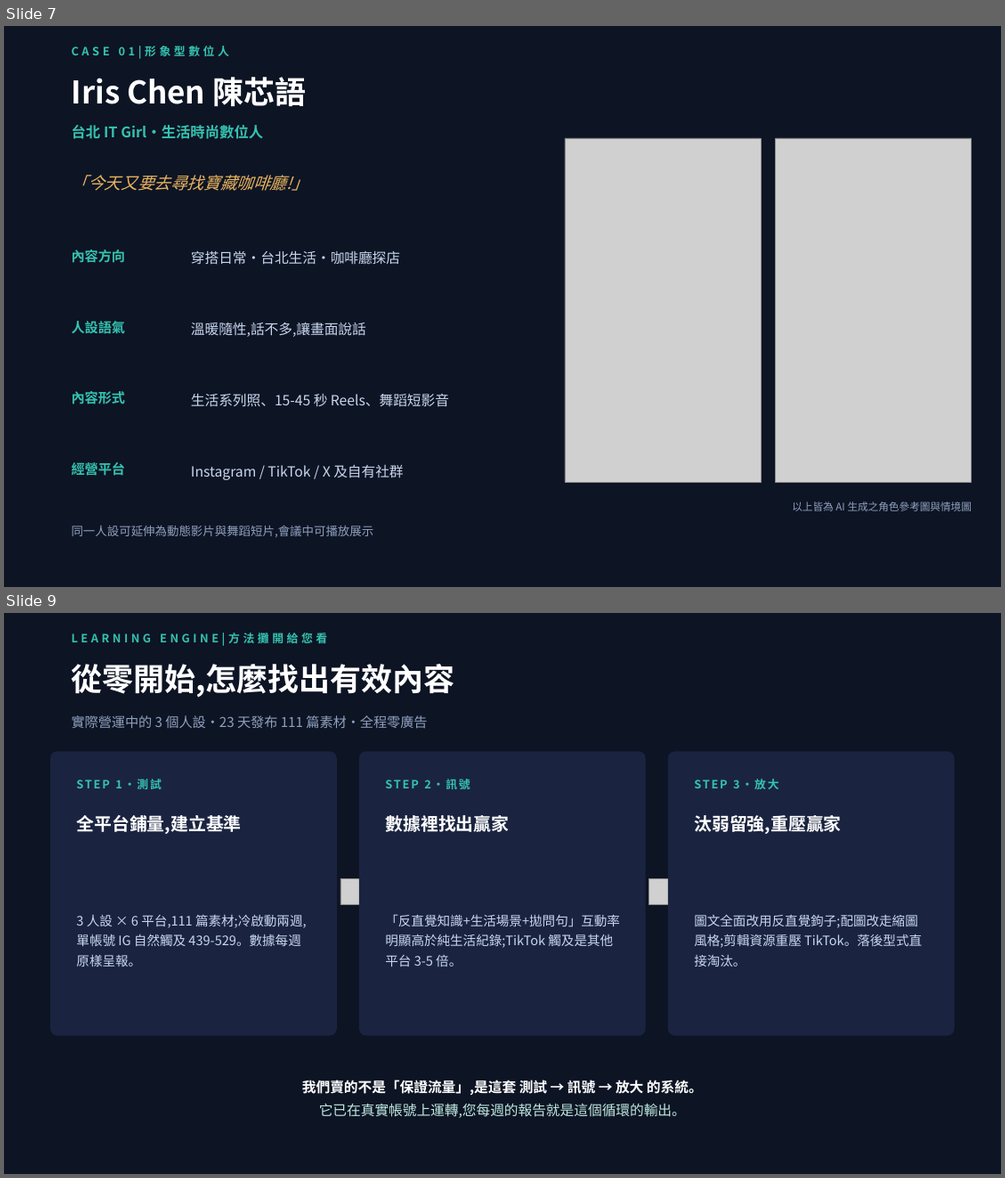
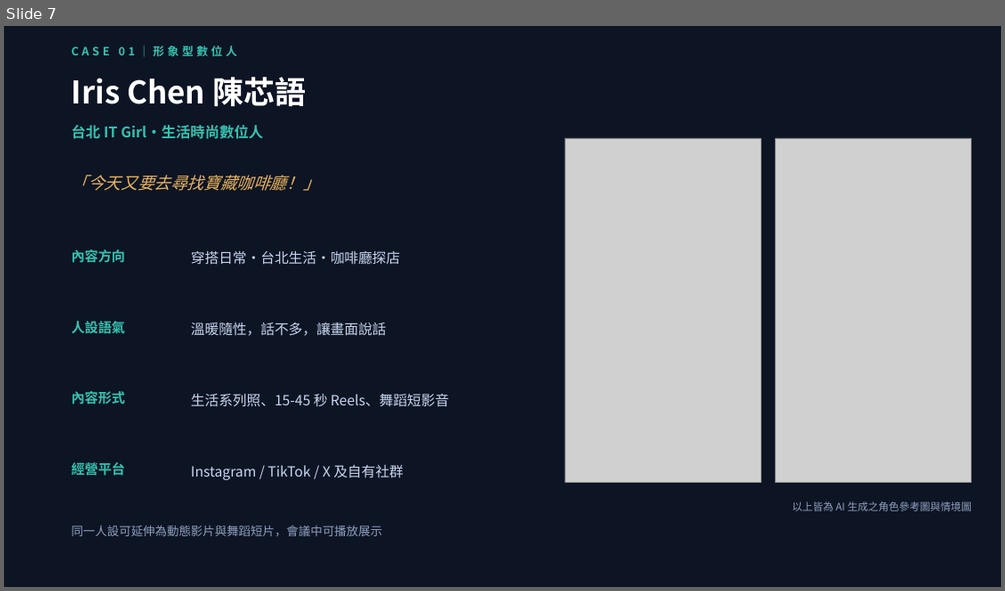
Before and after one commit to pennyhuang-oss/Virtual_KOL_Studio, a slide deck: business/數位人KOL-對外提案簡報.pptx. Shown one above the other, each under a label of ours: slides 7 and 9 before the commit, slide 7 after it; the slides between them are not shown. The pictures are 1005x1178 and 1005x591 pixels, drawn with LibreOffice and Linux fonts; fonts in the diff are those of the drawing; grey boxes stand for pictures. Boxes give left, top, right and bottom in pixels: in the first picture for what was removed or moved away, otherwise in the second. Text is boxed around its words. In the diff, an @@ line names an element or a change of style, - is before the commit and + after.

```diff
--- a/business/數位人KOL-對外提案簡報.pptx
+++ b/business/數位人KOL-對外提案簡報.pptx
@@ slide 9 removed at (4, 613, 1001, 1174), background #0D1424 @@
@@ text removed at (72, 633, 327, 646) @@
-LEARNING ENGINE|方法攤開給您看
@@ text removed at (72, 664, 455, 698) @@
-從零開始,怎麼找出有效內容
@@ text removed at (72, 715, 427, 729) @@
-實際營運中的 3 個人設・23 天發布 111 篇素材・全程零廣告
@@ rounded rectangle removed at (50, 751, 337, 1036) @@
@@ rounded rectangle removed at (359, 751, 646, 1036) @@
@@ rounded rectangle removed at (668, 751, 955, 1036) @@
@@ text removed at (76, 779, 161, 789) @@
-STEP 1・測試
@@ text removed at (385, 777, 470, 793) @@
-STEP 2・訊號
@@ text removed at (694, 779, 779, 789) @@
-STEP 3・放大
@@ text removed at (76, 815, 241, 834) @@
-全平台鋪量,建立基準
@@ text removed at (385, 815, 509, 832) @@
-數據裡找出贏家
@@ text removed at (694, 815, 841, 834) @@
-汰弱留強,重壓贏家
@@ picture removed at (340, 878, 367, 905) @@
@@ picture removed at (649, 878, 676, 905) @@
@@ text removed at (76, 915, 307, 966) @@
-3 人設 × 6 平台,111 篇素材;冷啟動兩週,單帳號 IG 自然觸及 439-529。數據每週原樣呈報。
@@ text removed at (385, 914, 620, 966) @@
-「反直覺知識+生活場景+拋問句」互動率明顯高於純生活紀錄;TikTok 觸及是其他平台 3-5 倍。
@@ text removed at (694, 915, 922, 966) @@
-圖文全面改用反直覺鉤子;配圖改走縮圖風格;剪輯資源重壓 TikTok。落後型式直接淘汰。
@@ text removed at (302, 1078, 703, 1118) @@
-我們賣的不是「保證流量」,是這套 測試 → 訊號 → 放大 的系統。
-它已在真實帳號上運轉,您每週的報告就是這個循環的輸出。
@@ slide 7 changed as well @@
@@ text at (72, 46, 237, 57): text changed @@
-CASE 01|形象型數位人
+CASE 01｜形象型數位人
@@ text at (72, 175, 320, 191): text changed @@
-「今天又要去尋找寶藏咖啡廳!」
+「今天又要去尋找寶藏咖啡廳！」
@@ text at (191, 321, 387, 336): text changed @@
-溫暖隨性,話不多,讓畫面說話
+溫暖隨性，話不多，讓畫面說話
@@ text at (72, 525, 382, 536): text changed @@
-同一人設可延伸為動態影片與舞蹈短片,會議中可播放展示
+同一人設可延伸為動態影片與舞蹈短片，會議中可播放展示
```
Also in this commit, not shown: 10 other slides changed, 5 slides added, 4 other slides removed, 2 other files.
